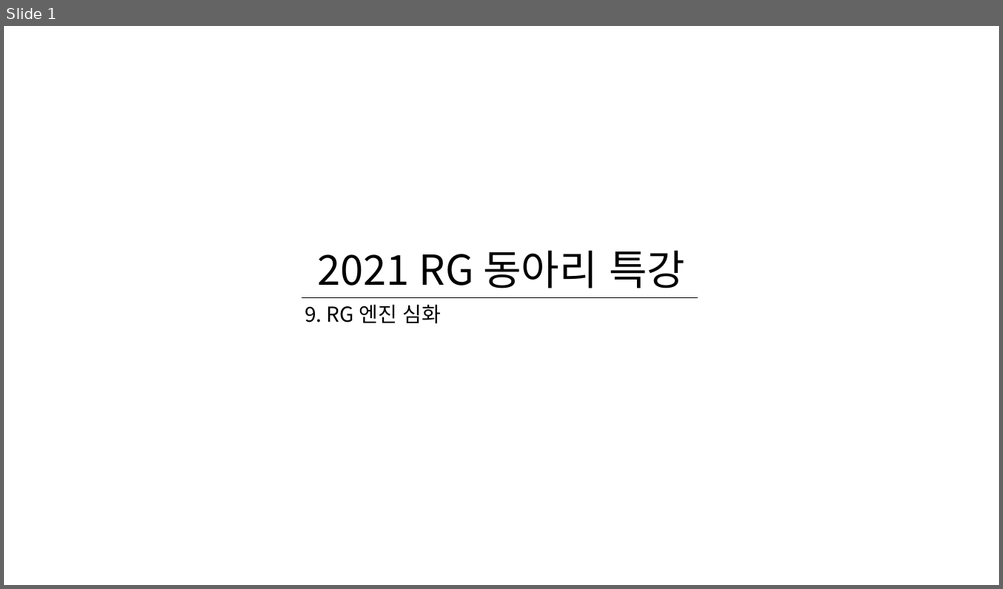
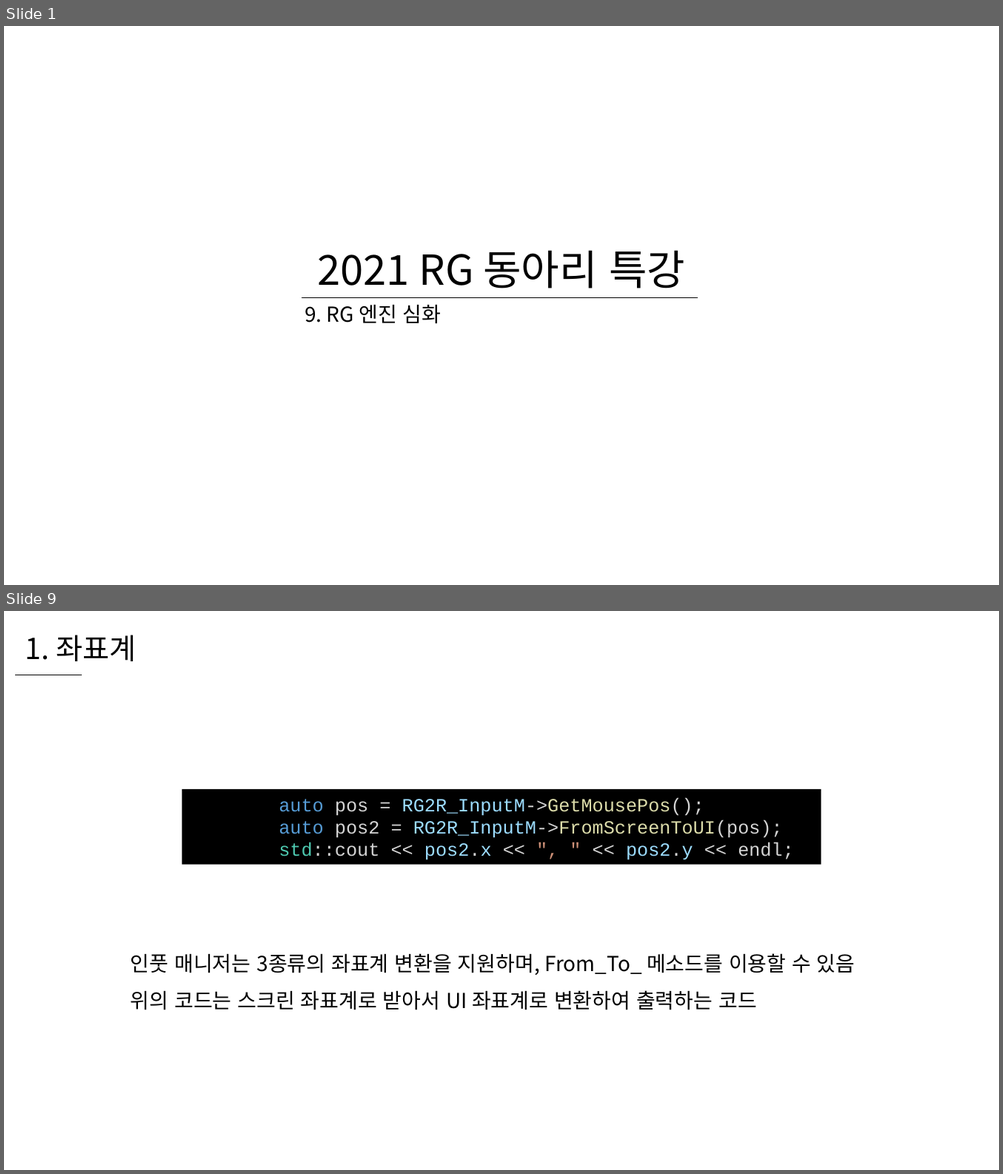
Before and after one commit to WooLyung/2021-RG-Lecture, a slide deck: 수업 자료/9 - RG 엔진 심화.pptx. Shown one above the other, each under a label of ours: slide 1 before the commit, slides 1 and 9 after it; the slides between them are not shown. The pictures are 1003x589 and 1003x1174 pixels, drawn with LibreOffice and Linux fonts; fonts in the diff are those of the drawing. Boxes give left, top, right and bottom in pixels: in the first picture for what was removed or moved away, otherwise in the second. Text is boxed around its words. In the diff, an @@ line names an element or a change of style, - is before the commit and + after.

```diff
--- a/수업 자료/9 - RG 엔진 심화.pptx
+++ b/수업 자료/9 - RG 엔진 심화.pptx
@@ slide 9 added at (x1=4, y1=611, x2=999, y2=1170), background #FFFFFF @@
@@ text added at (x1=25, y1=635, x2=136, y2=661), 28 pt, text #000000 @@
+1. 좌표계
@@ line added from (14, 675) to (82, 675), #000000 0.5 pt @@
@@ rectangle added at (x1=182, y1=789, x2=821, y2=865), fill #000000, 18 pt, text #D4D4D4 @@
+auto pos = RG2R_InputM->GetMousePos();
+auto pos2 = RG2R_InputM->FromScreenToUI(pos);
+std::cout << pos2.x << ", " << pos2.y << endl;
@@ text added at (x1=131, y1=954, x2=855, y2=1011), 20 pt, text #000000 @@
+인풋 매니저는 3종류의 좌표계 변환을 지원하며, From_To_ 메소드를 이용할 수 있음
+위의 코드는 스크린 좌표계로 받아서 UI 좌표계로 변환하여 출력하는 코드
```
Also in this commit, not shown: 2 slides changed, 22 other slides added, 5 other files.
